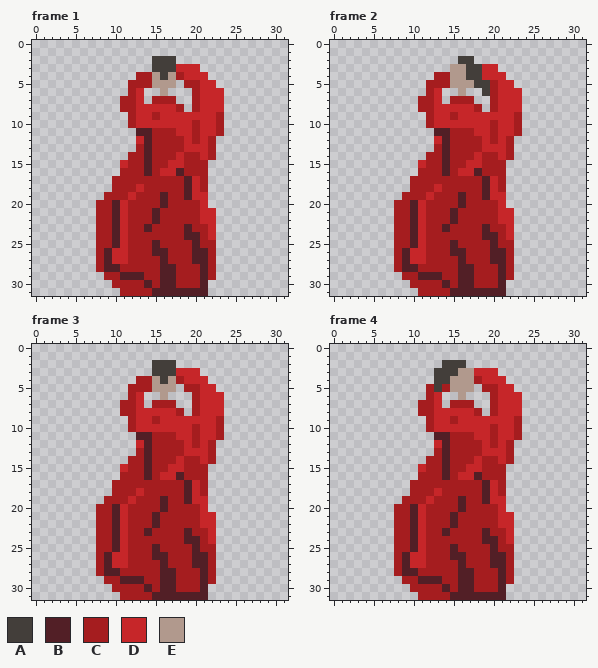
Edited in one commit: pixel-art file (Assets/Sprites/lady_climb_idle.ase). The first picture shows the starting point.
32x32 pixels, 4 frames. Shown: frame 1, frame 2, frame 3, frame 4. The commit also changed other frames, which this record leaves out.
Palette (. is transparent): A #433e3a  B #521f26  C #a51d1f  D #c62629  E #b1998d
Pixels before, frame 1, first column x 8:
 2 .......AAA......
 3 .......AAADDD...
 4 .....CCEAECDDD..
 5 ....CCCEEE.CCDD.
 6 ....CD..E...CDDD
 7 ...CCD.CCC..CDDD
 8 ...CCDDDDDC.CDDD
 9 ....CDDCDDDDDDDC
10 ....CDDDDDDDCDDC
11 .....BBCCCDDCDDC
12 .....DBCCCCDCDC.
13 .....CBCCCCDDDC.
14 ....CCBCCCDCCDC.
15 ...DCCBCCDDCCC..
16 ...CCCBCDDBCCC..
17 ..CCCCCCCCCBDC..
18 ..CCCDCCCCCBDC..
19 .CCCDCCCBCCBDD..
20 CCBDCCCCBCCCCD..
21 CCBDCCCBCCCCCDD.
22 CCBDCCCBCCCCCDD.
23 CCBDCCBCCCCBCCD.
24 CCBDCCCCCCCBBCD.
25 CCBDCCCBCCCCBCC.
26 CBDDCCCBBCCCBBC.
27 CBDDCCCCBCCCBBC.
28 CBBCCCCCBBCCCBC.
29 .CCBBBCCBBCCCBC.
30 ..CCCCBCBBCCCB..
31 ...CCCCBBBBBBB..
Pixels before, frame 2, first column x 8:
 2 ........AA......
 3 .......EEAADD...
 4 .....CCEEAADDD..
 5 ....CCCEEEAACDD.
 6 ....CD..E..ACDDD
 7 ...CCD.CCC..CDDD
 8 ...CCDDDDDC.CDDD
 9 ....CDDCDDDDDDDC
10 ....CDDDDDDDCDDC
11 .....BBCCCDDCDDC
12 .....DBCCCCDCDC.
13 .....CBCCCCDDDC.
14 ....CCBCCCDCCDC.
15 ...DCCBCCDDCCC..
16 ...CCCBCDDBCCC..
17 ..CCCCCCCCCBDC..
18 ..CCCDCCCCCBDC..
19 .CCCDCCCBCCBDD..
20 CCBDCCCCBCCCCD..
21 CCBDCCCBCCCCCDD.
22 CCBDCCCBCCCCCDD.
23 CCBDCCBCCCCBCCD.
24 CCBDCCCCCCCBBCD.
25 CCBDCCCBCCCCBCC.
26 CBDDCCCBBCCCBBC.
27 CBDDCCCCBCCCBBC.
28 CBBCCCCCBBCCCBC.
29 .CCBBBCCBBCCCBC.
30 ..CCCCBCBBCCCB..
31 ...CCCCBBBBBBB..
Pixels before, frame 3, first column x 8:
 2 .......AAA......
 3 .......AAADDD...
 4 .....CCEAECDDD..
 5 ....CCCEEE.CCDD.
 6 ....CD..E...CDDD
 7 ...CCD.CCC..CDDD
 8 ...CCDDDDDC.CDDD
 9 ....CDDCDDDDDDDC
10 ....CDDDDDDDCDDC
11 .....BBCCCDDCDDC
12 .....DBCCCCDCDC.
13 .....CBCCCCDDDC.
14 ....CCBCCCDCCDC.
15 ...DCCBCCDDCCC..
16 ...CCCBCDDBCCC..
17 ..CCCCCCCCCBDC..
18 ..CCCDCCCCCBDC..
19 .CCCDCCCBCCBDD..
20 CCBDCCCCBCCCCD..
21 CCBDCCCBCCCCCDD.
22 CCBDCCCBCCCCCDD.
23 CCBDCCBCCCCBCCD.
24 CCBDCCCCCCCBBCD.
25 CCBDCCCBCCCCBCC.
26 CBDDCCCBBCCCBBC.
27 CBDDCCCCBCCCBBC.
28 CBBCCCCCBBCCCBC.
29 .CCBBBCCBBCCCBC.
30 ..CCCCBCBBCCCB..
31 ...CCCCBBBBBBB..
Pixels before, frame 4, first column x 8:
 2 ......AAA.......
 3 .....AAAEEDDD...
 4 .....AAEEECDDD..
 5 ....CACEEE.CCDD.
 6 ....CD..E...CDDD
 7 ...CCD.CCC..CDDD
 8 ...CCDDDDDC.CDDD
 9 ....CDDCDDDDDDDC
10 ....CDDDDDDDCDDC
11 .....BBCCCDDCDDC
12 .....DBCCCCDCDC.
13 .....CBCCCCDDDC.
14 ....CCBCCCDCCDC.
15 ...DCCBCCDDCCC..
16 ...CCCBCDDBCCC..
17 ..CCCCCCCCCBDC..
18 ..CCCDCCCCCBDC..
19 .CCCDCCCBCCBDD..
20 CCBDCCCCBCCCCD..
21 CCBDCCCBCCCCCDD.
22 CCBDCCCBCCCCCDD.
23 CCBDCCBCCCCBCCD.
24 CCBDCCCCCCCBBCD.
25 CCBDCCCBCCCCBCC.
26 CBDDCCCBBCCCBBC.
27 CBDDCCCCBCCCBBC.
28 CBBCCCCCBBCCCBC.
29 .CCBBBCCBBCCCBC.
30 ..CCCCBCBBCCCB..
31 ...CCCCBBBBBBB..
After:
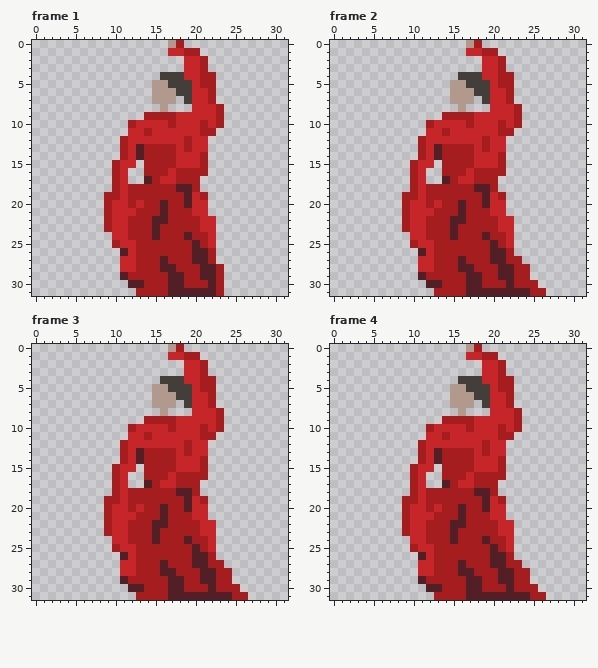
From old to new:
Frame 1:
y 0: x 17..18 .. -> EC
y 1: x 17..20 .... -> DDCC
y 2: x 15..17 AAA -> ...; x 19..21 ... -> DDC
y 3: x 15..18 AAAD -> ....; x 21 . -> C
y 4: x 13..15 CCE -> ...; x 17..18 EC -> AA; x 21..22 D. -> CC
y 5: x 12..14 CCC -> ...; x 17..22 E.CCDD -> AAADCC
y 6: x 12..13 CD -> ..; x 15 . -> E; x 17..20 ...C -> EAAD; x 22..23 DD -> C.
y 7: x 11..13 CCD -> ...; x 15..17 CCC -> EEE; x 19..20 .C -> AD; x 22..23 DD -> C.
y 8: x 11..18 CCDDDDDC -> .....E..; x 20 C -> D; x 23 D -> C
y 9: x 12..14 CDD -> ..C; x 16..17 DD -> CC
y 10: x 17 D -> C; x 20..21 CD -> DC
y 11: x 12..17 .BBCCC -> DDCDDD; x 20..23 CDDC -> DCC.
y 12: x 11..12 .. -> CD; x 14..20 BCCCCDC -> DDDDDCD; x 22 C -> .
y 13: x 11..14 ..CB -> CDBC; x 18..19 CD -> DC; x 22 C -> .
y 14: x 11..14 .CCB -> CDBC; x 19..22 CCDC -> DDC.
y 15: x 10 . -> C; x 12..14 CCB -> D.C; x 17 D -> C; x 19..20 CC -> DD
y 16: x 10..14 .CCCB -> CD..C; x 16 D -> C; x 18 B -> C
y 17: x 11..14 CCCC -> D..B; x 16..17 CC -> DD; x 19..21 BDC -> CC.
y 18: x 11 C -> D; x 13 D -> C; x 18 C -> B; x 20..21 DC -> C.
y 19: x 11..12 CD -> DC; x 16 B -> C; x 21 D -> C
y 20: x 8 C -> .; x 10 B -> D; x 13 C -> D; x 19..20 CC -> BD
y 21: x 8 C -> .; x 10 B -> D; x 12 C -> D; x 15..16 BC -> CB; x 20 C -> D; x 22 D -> .
y 22: x 8 C -> .; x 10 B -> D; x 16 C -> B
y 23: x 8 C -> .; x 10 B -> D; x 14..15 BC -> CB; x 19 B -> C; x 21 C -> D
y 24: x 8..10 CCB -> ..D; x 15 C -> B; x 20 B -> C
y 25: x 8..10 CCB -> ..C; x 12 C -> D; x 15 B -> C; x 22 C -> D
y 26: x 8..12 CBDDC -> ...BD; x 15..16 BB -> CC
y 27: x 8..10 CBD -> ...; x 12 C -> D
y 28: x 8..12 CBBCC -> ...DD; x 22..23 C. -> BC
y 29: x 9..10 CC -> ..; x 12..13 BB -> CC; x 16 B -> C; x 18 C -> B; x 22..23 C. -> BC
y 30: x 10..14 CCCCB -> ..BBC; x 16 B -> C; x 18 C -> B; x 21..23 B.. -> CBC
y 31: x 11..12 CC -> ..; x 15..16 BB -> CC; x 22..23 .. -> BC
Frame 2:
y 0: x 17..18 .. -> EC
y 1: x 17..20 .... -> DDCC
y 2: x 16..17 AA -> ..; x 19..21 ... -> DDC
y 3: x 15..18 EEAA -> ....; x 21 . -> C
y 4: x 13..16 CCEE -> ...A; x 21..22 D. -> CC
y 5: x 12..14 CCC -> ...; x 17 E -> A; x 20..22 CDD -> DCC
y 6: x 12..13 CD -> ..; x 15 . -> E; x 17..18 .. -> EA; x 20 C -> D; x 22..23 DD -> C.
y 7: x 11..13 CCD -> ...; x 15..17 CCC -> EEE; x 19..20 .C -> AD; x 22..23 DD -> C.
y 8: x 11..18 CCDDDDDC -> .....E..; x 20 C -> D; x 23 D -> C
y 9: x 12..14 CDD -> ..C; x 16..17 DD -> CC
y 10: x 17 D -> C; x 20..21 CD -> DC
y 11: x 12..17 .BBCCC -> DDCDDD; x 20..23 CDDC -> DCC.
y 12: x 11..12 .. -> CD; x 14..20 BCCCCDC -> DDDDDCD; x 22 C -> .
y 13: x 11..14 ..CB -> CDBC; x 18..19 CD -> DC; x 22 C -> .
y 14: x 11..14 .CCB -> CDBC; x 19..22 CCDC -> DDC.
y 15: x 10 . -> C; x 12..14 CCB -> D.C; x 17 D -> C; x 19..20 CC -> DD
y 16: x 10..14 .CCCB -> CD..C; x 16 D -> C; x 18 B -> C
y 17: x 11..14 CCCC -> D..B; x 16..17 CC -> DD; x 19..21 BDC -> CC.
y 18: x 11 C -> D; x 13 D -> C; x 18 C -> B; x 20..21 DC -> C.
y 19: x 11..12 CD -> DC; x 16 B -> C; x 21 D -> C
y 20: x 8 C -> .; x 10 B -> D; x 13 C -> D; x 19..20 CC -> BD
y 21: x 8 C -> .; x 10 B -> D; x 12 C -> D; x 15..16 BC -> CB; x 20 C -> D; x 22 D -> .
y 22: x 8 C -> .; x 10 B -> D; x 16 C -> B
y 23: x 8 C -> .; x 10 B -> D; x 14..15 BC -> CB; x 19 B -> C; x 21 C -> D
y 24: x 8..10 CCB -> ..D; x 15 C -> B; x 20 B -> C
y 25: x 8..10 CCB -> ..C; x 12 C -> D; x 15 B -> C; x 22 C -> D
y 26: x 8..12 CBDDC -> ...BD; x 15..16 BB -> CC
y 27: x 8..10 CBD -> ...; x 12 C -> D; x 23 . -> C
y 28: x 8..12 CBBCC -> ...DD; x 22..24 C.. -> BCC
y 29: x 9..10 CC -> ..; x 12..13 BB -> CC; x 16 B -> C; x 18 C -> B; x 22..24 C.. -> BCC
y 30: x 10..14 CCCCB -> ..BBC; x 16 B -> C; x 18 C -> B; x 21..25 B.... -> CBCCC
y 31: x 11..12 CC -> ..; x 15..16 BB -> CC; x 22..26 ..... -> BBBCC
Frame 3:
y 0: x 17..18 .. -> EC
y 1: x 17..20 .... -> DDCC
y 2: x 15..17 AAA -> ...; x 19..21 ... -> DDC
y 3: x 15..18 AAAD -> ....; x 21 . -> C
y 4: x 13..15 CCE -> ...; x 17..18 EC -> AA; x 21..22 D. -> CC
y 5: x 12..14 CCC -> ...; x 17..22 E.CCDD -> AAADCC
y 6: x 12..13 CD -> ..; x 15 . -> E; x 17..20 ...C -> EAAD; x 22..23 DD -> C.
y 7: x 11..13 CCD -> ...; x 15..17 CCC -> EEE; x 19..20 .C -> AD; x 22..23 DD -> C.
y 8: x 11..18 CCDDDDDC -> .....E..; x 20 C -> D; x 23 D -> C
y 9: x 12..14 CDD -> ..C; x 16..17 DD -> CC
y 10: x 17 D -> C; x 20..21 CD -> DC
y 11: x 12..17 .BBCCC -> DDCDDD; x 20..23 CDDC -> DCC.
y 12: x 11..12 .. -> CD; x 14..20 BCCCCDC -> DDDDDCD; x 22 C -> .
y 13: x 11..14 ..CB -> CDBC; x 18..19 CD -> DC; x 22 C -> .
y 14: x 11..14 .CCB -> CDBC; x 19..22 CCDC -> DDC.
y 15: x 10 . -> C; x 12..14 CCB -> D.C; x 17 D -> C; x 19..20 CC -> DD
y 16: x 10..14 .CCCB -> CD..C; x 16 D -> C; x 18 B -> C
y 17: x 11..14 CCCC -> D..B; x 16..17 CC -> DD; x 19..21 BDC -> CC.
y 18: x 11 C -> D; x 13 D -> C; x 18 C -> B; x 20..21 DC -> C.
y 19: x 11..12 CD -> DC; x 16 B -> C; x 21 D -> C
y 20: x 8 C -> .; x 10 B -> D; x 13 C -> D; x 19..20 CC -> BD
y 21: x 8 C -> .; x 10 B -> D; x 12 C -> D; x 15..16 BC -> CB; x 20 C -> D; x 22 D -> .
y 22: x 8 C -> .; x 10 B -> D; x 16 C -> B
y 23: x 8 C -> .; x 10 B -> D; x 14..15 BC -> CB; x 19 B -> C; x 21 C -> D
y 24: x 8..10 CCB -> ..D; x 15 C -> B; x 20 B -> C
y 25: x 8..10 CCB -> ..C; x 12 C -> D; x 15 B -> C; x 22 C -> D
y 26: x 8..12 CBDDC -> ...BD; x 15..16 BB -> CC
y 27: x 8..10 CBD -> ...; x 12 C -> D; x 23 . -> C
y 28: x 8..12 CBBCC -> ...DD; x 22..24 C.. -> BCC
y 29: x 9..10 CC -> ..; x 12..13 BB -> CC; x 16 B -> C; x 18 C -> B; x 22..24 C.. -> BCC
y 30: x 10..14 CCCCB -> ..BBC; x 16 B -> C; x 18 C -> B; x 21..25 B.... -> CBCCC
y 31: x 11..12 CC -> ..; x 15..16 BB -> CC; x 22..26 ..... -> BBBCC
Frame 4:
y 0: x 17..18 .. -> EC
y 1: x 17..20 .... -> DDCC
y 2: x 14..16 AAA -> ...; x 19..21 ... -> DDC
y 3: x 13..18 AAAEED -> ......; x 21 . -> C
y 4: x 13..18 AAEEEC -> ...AAA; x 21..22 D. -> CC
y 5: x 12..14 CAC -> ...; x 17..22 E.CCDD -> AAADCC
y 6: x 12..13 CD -> ..; x 15 . -> E; x 17..20 ...C -> EAAD; x 22..23 DD -> C.
y 7: x 11..13 CCD -> ...; x 15..17 CCC -> EEE; x 19..20 .C -> AD; x 22..23 DD -> C.
y 8: x 11..18 CCDDDDDC -> .....E..; x 20 C -> D; x 23 D -> C
y 9: x 12..14 CDD -> ..C; x 16..17 DD -> CC
y 10: x 17 D -> C; x 20..21 CD -> DC
y 11: x 12..17 .BBCCC -> DDCDDD; x 20..23 CDDC -> DCC.
y 12: x 11..12 .. -> CD; x 14..20 BCCCCDC -> DDDDDCD; x 22 C -> .
y 13: x 11..14 ..CB -> CDBC; x 18..19 CD -> DC; x 22 C -> .
y 14: x 11..14 .CCB -> CDBC; x 19..22 CCDC -> DDC.
y 15: x 10 . -> C; x 12..14 CCB -> D.C; x 17 D -> C; x 19..20 CC -> DD
y 16: x 10..14 .CCCB -> CD..C; x 16 D -> C; x 18 B -> C
y 17: x 11..14 CCCC -> D..B; x 16..17 CC -> DD; x 19..21 BDC -> CC.
y 18: x 11 C -> D; x 13 D -> C; x 18 C -> B; x 20..21 DC -> C.
y 19: x 11..12 CD -> DC; x 16 B -> C; x 21 D -> C
y 20: x 8 C -> .; x 10 B -> D; x 13 C -> D; x 19..20 CC -> BD
y 21: x 8 C -> .; x 10 B -> D; x 12 C -> D; x 15..16 BC -> CB; x 20 C -> D; x 22 D -> .
y 22: x 8 C -> .; x 10 B -> D; x 16 C -> B
y 23: x 8 C -> .; x 10 B -> D; x 14..15 BC -> CB; x 19 B -> C; x 21 C -> D
y 24: x 8..10 CCB -> ..D; x 15 C -> B; x 20 B -> C
y 25: x 8..10 CCB -> ..C; x 12 C -> D; x 15 B -> C; x 22 C -> D
y 26: x 8..12 CBDDC -> ...BD; x 15..16 BB -> CC
y 27: x 8..10 CBD -> ...; x 12 C -> D; x 23 . -> C
y 28: x 8..12 CBBCC -> ...DD; x 22..24 C.. -> BCC
y 29: x 9..10 CC -> ..; x 12..13 BB -> CC; x 16 B -> C; x 18 C -> B; x 22..24 C.. -> BCC
y 30: x 10..14 CCCCB -> ..BBC; x 16 B -> C; x 18 C -> B; x 21..25 B.... -> CBCCC
y 31: x 11..12 CC -> ..; x 15..16 BB -> CC; x 22..26 ..... -> BBBCC
Where, in picture pixels (left, top, right, bottom), the same in both pictures:
changed: (96, 40, 224, 296)
changed: (394, 40, 546, 296)
changed: (96, 344, 248, 600)
changed: (394, 344, 546, 600)
